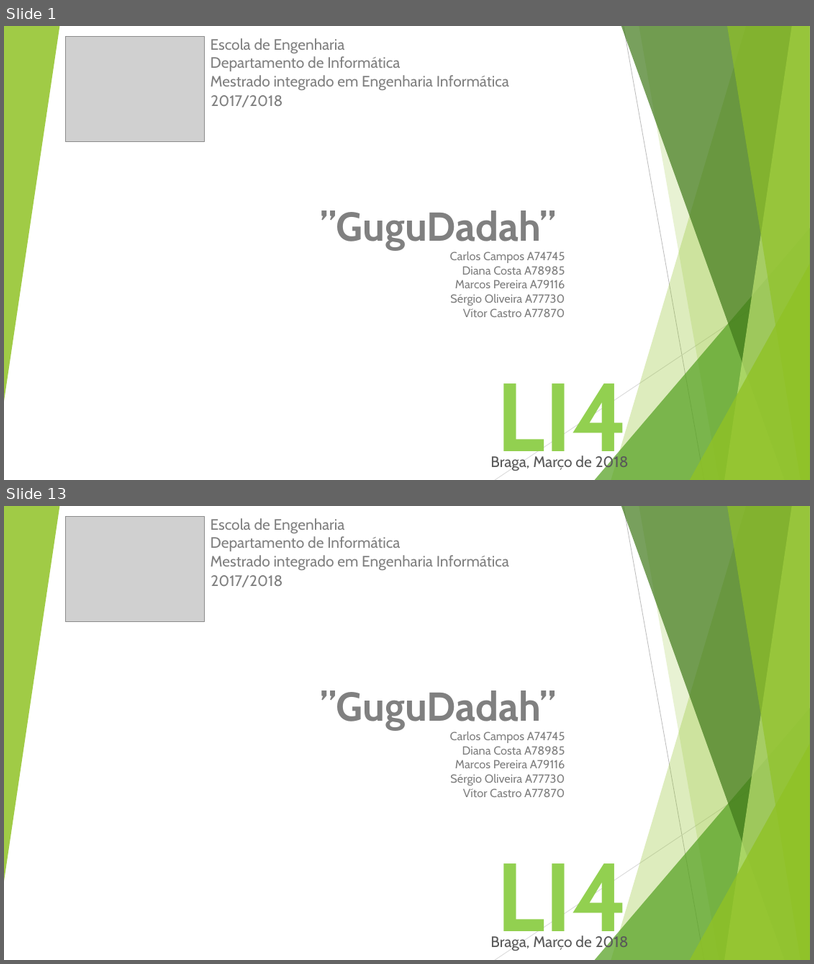
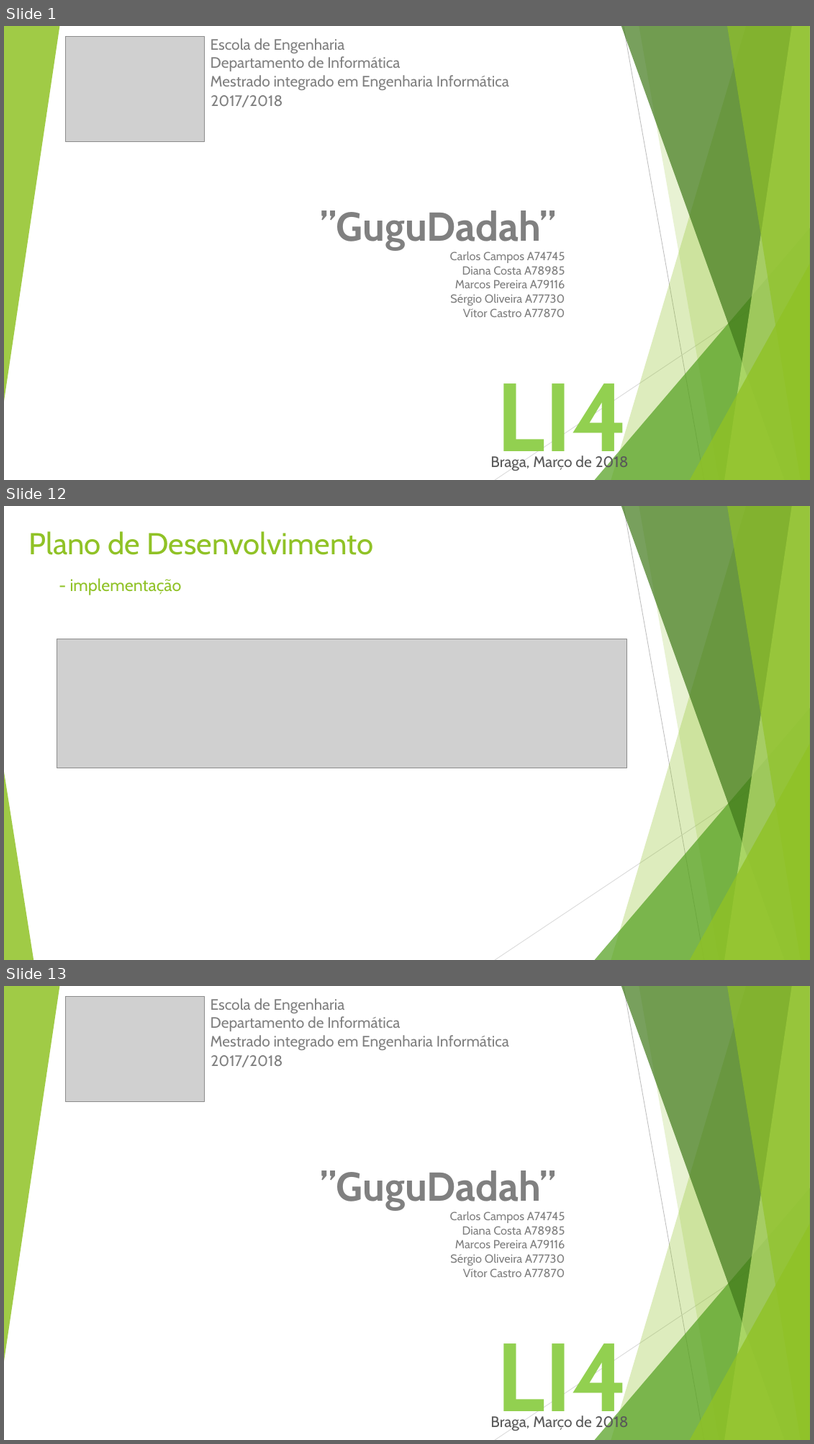
Before and after one commit to vitorjrc/babysitting-system, a slide deck: relatorio/LI4.pptx. Shown one above the other, each under a label of ours: slides 1 and 13 before the commit, slides 1, 12 and 13 after it; the slides between them are not shown. The pictures are 814x964 and 814x1444 pixels, drawn with LibreOffice and Linux fonts; fonts in the diff are those of the drawing; grey boxes stand for pictures. Boxes give left, top, right and bottom in pixels: in the first picture for what was removed or moved away, otherwise in the second. Text is boxed around its words. In the diff, an @@ line names an element or a change of style, - is before the commit and + after.

```diff
--- a/relatorio/LI4.pptx
+++ b/relatorio/LI4.pptx
@@ slide 12 added at [4, 506, 810, 960], background #FFFFFF; not listed: 9 template elements that a slide beside it also shows @@
@@ text added at [28, 531, 373, 595], 36 pt, text #90C226 @@
+Plano de Desenvolvimento
+- implementação
@@ picture added at [57, 638, 627, 767] @@
@@ triangle added at [4, 772, 34, 960], fill #90C226 at 85% opacity @@
```
Also in this commit, not shown: 7 slides changed, 3 other slides added, 4 slides removed.
